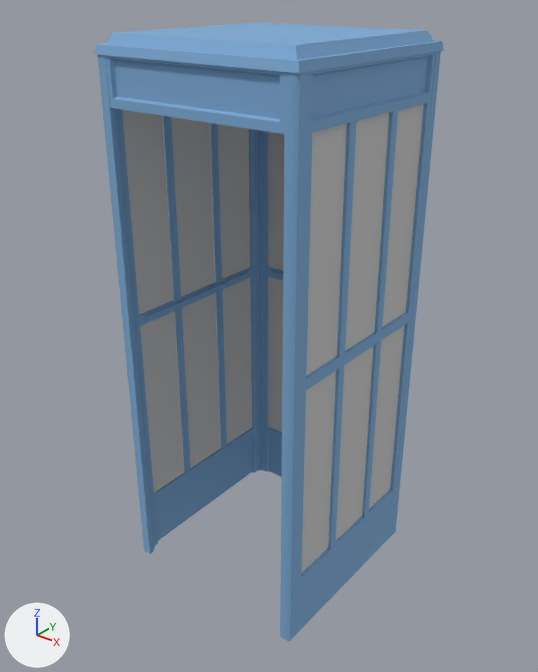
One commit to the FBX model Assets/Resources/Decoration/PhoneBooth/SM_PayPhone.fbx: the scene before it, then after it.
One viewpoint serves both versions: a 50 mm camera at (56.3, -71.1, 78.9) aimed at (0.0, -0.7, 35.3). The axes (+X, +Y, +Z) are drawn at lower left. The lights are the same throughout. The picture after the commit comes second. Where no turn or scale is listed for an object, it has been applied to the vertices. Vertices at exactly the same position are counted once.

Objects in the first picture: 'Phonebooth_Box'.
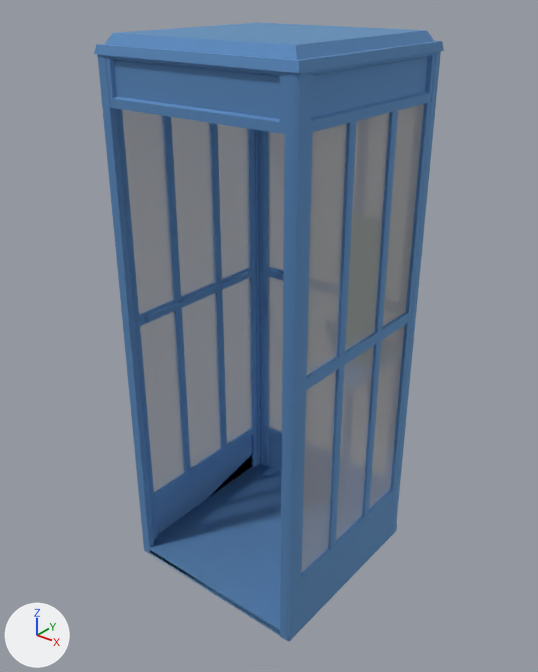
Where the change shows, as pixel boxes [x1, y1, x2, y2] in the pictures (538 x 672 px; the box of a moved part takes in the faces that stretch with it):
'Phonebooth_Box', surface changed, reshaped: [94, 22, 444, 641] in both
part 1 of me_mesh, moved or reshaped: before [122, 104, 424, 573]; after [122, 104, 424, 641]

Diff of the bpy script that builds the scene:
```diff
--- a/Assets/Resources/Decoration/PhoneBooth/SM_PayPhone.fbx.py
+++ b/Assets/Resources/Decoration/PhoneBooth/SM_PayPhone.fbx.py
@@ mat_box_tex @@
 mat_box_tex.roughness = 0.859
+mat_box_tex.metallic = 1.0
@@ mat_glass_tex @@
 mat_glass_tex.roughness = 0.859
+mat_glass_tex.alpha = 0.63
@@ me_mesh @@
 # used by ob_phonebooth_box; location = (0.0, 0.0, 0.0)
-me_mesh.from_pydata(...)  # 3732 vertices, 2965 faces; spans x -14.2..14.2, y -14.2..14.2, z -0.2..73.1
+me_mesh.from_pydata(...)  # 3742 vertices, 2974 faces; spans x -14.2..14.2, y -14.2..14.2, z -0.2..73.1
+# me_mesh part 1
+# 2 vertices are removed from x -13.7, y -11.6..11.6, z -0.2
+# 1 face is deleted
+# 3 vertices in x -13.6..13.5, y -12.5..12.5, z 36.8 move by (0.0, 0.0, 0.6)
+# 3 vertices in x -13.6..13.5, y -12.5..12.5, z 9.1..38.3 move by (0.0, 0.0, -0.8)
+# 3 vertices in x -4.9..3.6, y 13.5, z 9.1..65.3 move by (0.6, 0.0, 0.0)
+# 52 vertices move from x -13.6..13.5, y -12.5..13.5, z 9.1..65.3 to x -13.6..13.5, y -12.5..13.5, z 8.2..65.3
+# 6 vertices are added at (-13.7, 14.0, -0.2), (-13.7, -14.0, -0.2), (-13.7, -14.0, 0.2), (-13.7, 14.0, 0.2), (-13.7, -14.0, 1.0), (-13.7, 14.0, 1.0)
+# 6 new vertices lie (27.7, 0.0, 0.0) away from vertices in x -13.7, y -14.0..14.0, z -0.2..1.0
+# 10 new faces join them, mat_box_tex (blue #7daad5)
 me_mesh.materials.append(mat_box_tex)
```
